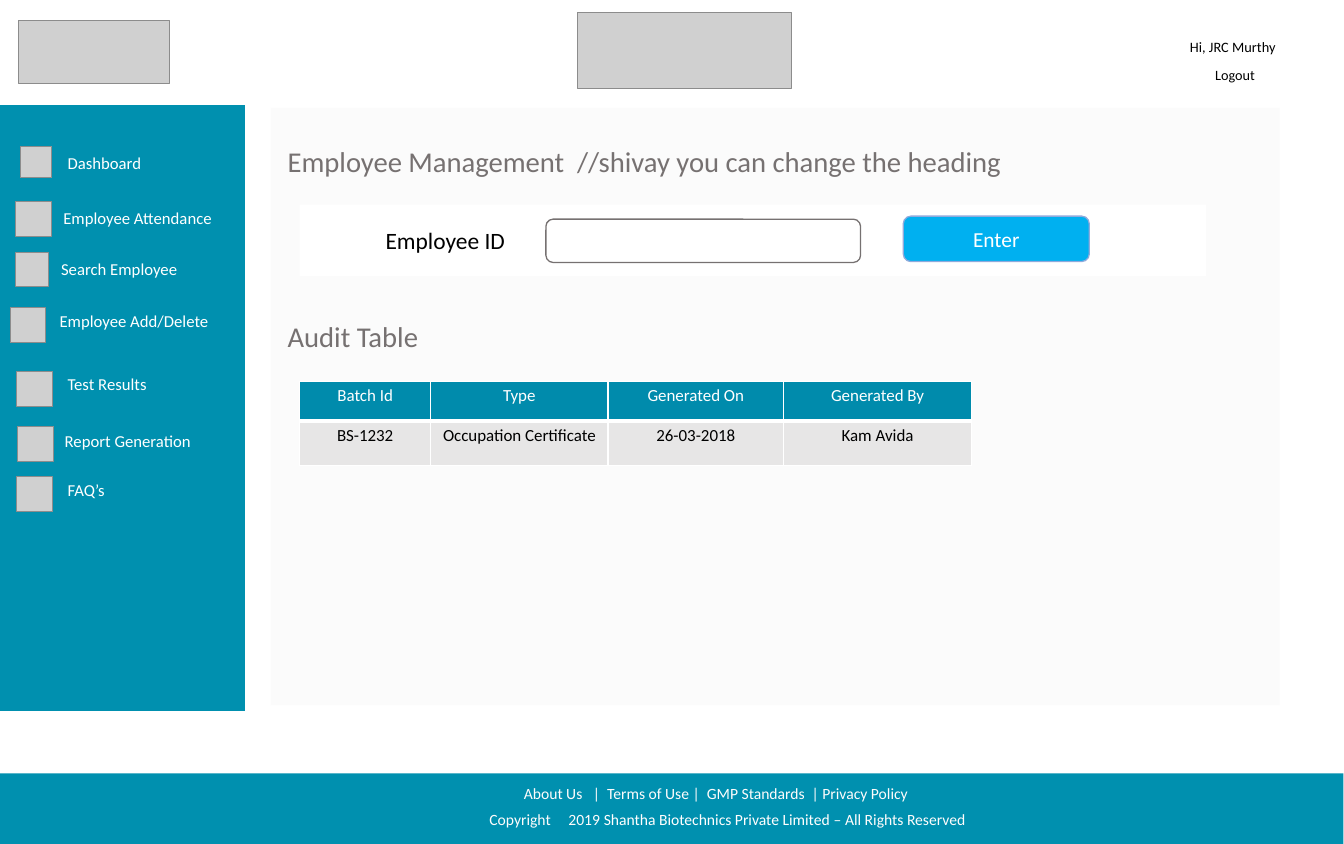
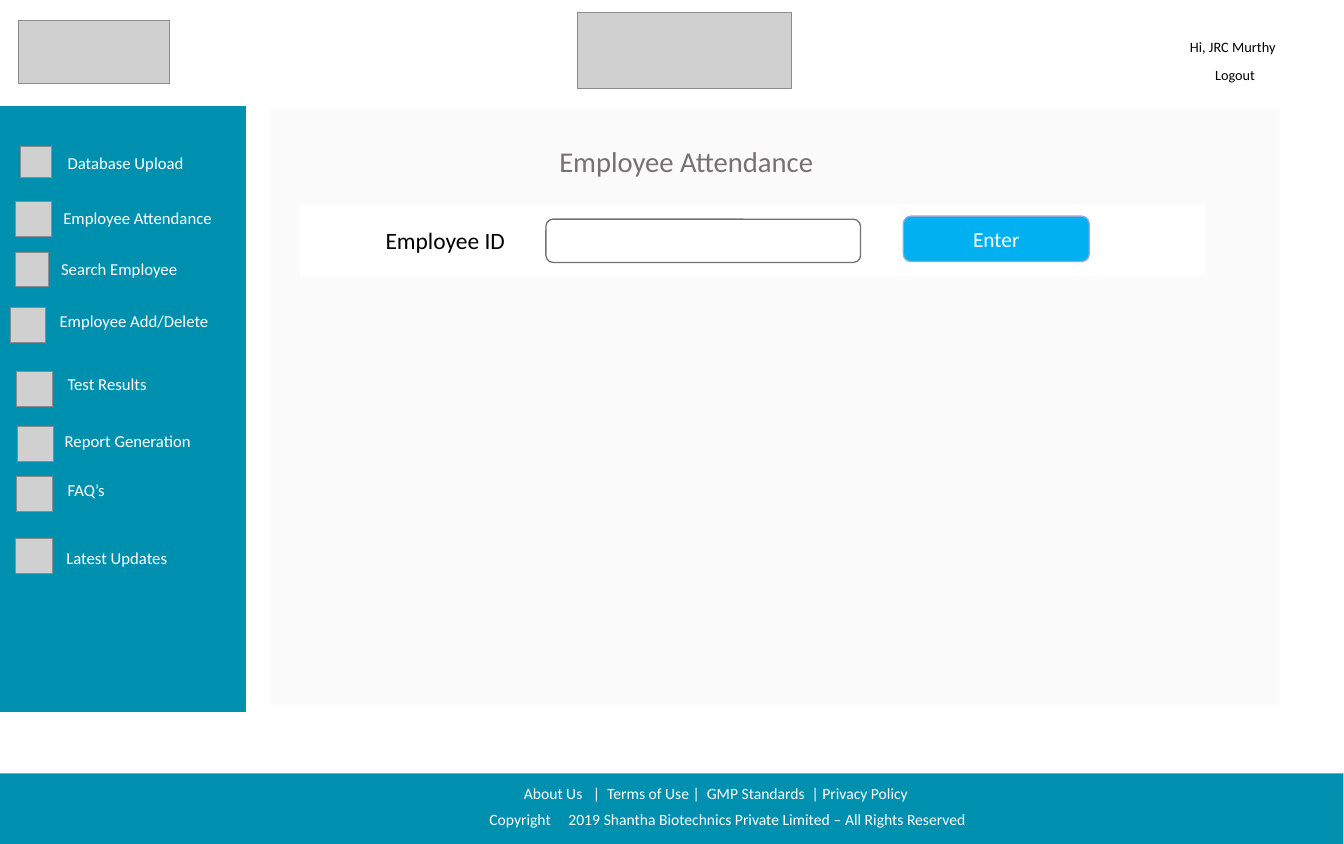
Before and after one commit to sarthakbhutani/Shantha_sih2019, a slide deck: slide 7 of Documentation/Screen Designs/Shanta Sanofi Screen Designs.pptx (slide 3 before the commit). Drawn at 1344x844 pixels with LibreOffice and Linux fonts; fonts in the diff are those of the drawing; grey boxes stand for pictures; background and template pictures are left out. Boxes give left, top, right and bottom in pixels: in the first picture for what was removed or moved away, otherwise in the second. Text is boxed around its words. In the diff, an @@ line names an element or a change of style, - is before the commit and + after.

```diff
--- a/Documentation/Screen Designs/Shanta Sanofi Screen Designs.pptx
+++ b/Documentation/Screen Designs/Shanta Sanofi Screen Designs.pptx
@@ text at [68,157,183,172]: text changed @@
-Dashboard
+Database Upload
@@ text at [559,152,813,177]: text changed @@
-Employee Management //shivay you can change the heading
+Employee Attendance
@@ text removed at [288,327,418,347] @@
-Audit Table
@@ table removed at [299,382,971,466], 2 rows, 4 columns @@
-Batch Id | Type | Generated On | Generated By
-BS-1232 | Occupation Certificate | 26-03-2018 | Kam Avida
@@ picture added at [16,538,52,573] @@
@@ text added at [66,552,167,567], 12.8 pt, text #FFFFFF @@
+Latest Updates
```
Also in this commit, not shown: 2 other slides changed, 11 slides added.
